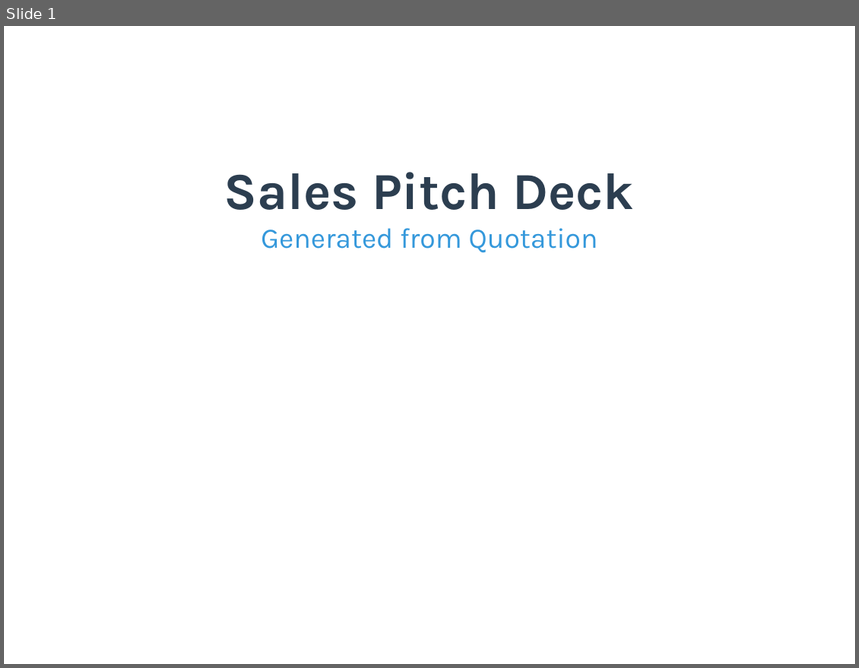
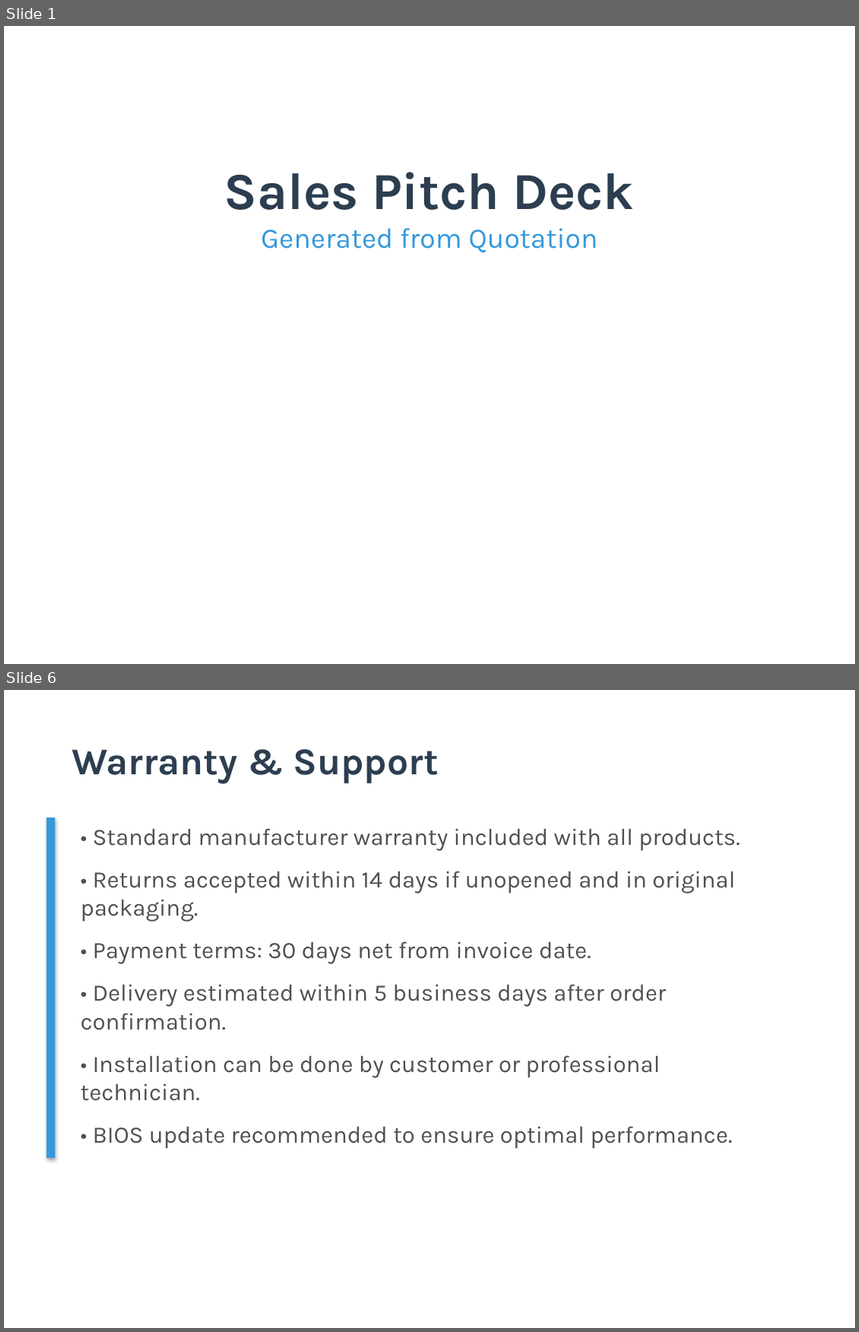
Before and after one commit to TejasGupta-27/b2b-sales-backend, a slide deck: Data/pitch_decks/pitch_deck_001.pptx. Shown one above the other, each under a label of ours: slide 1 before the commit, slides 1 and 6 after it; the slides between them are not shown. The pictures are 859x668 and 859x1332 pixels, drawn with LibreOffice and Linux fonts; fonts in the diff are those of the drawing. Boxes give left, top, right and bottom in pixels: in the first picture for what was removed or moved away, otherwise in the second. Text is boxed around its words. In the diff, an @@ line names an element or a change of style, - is before the commit and + after.

```diff
--- a/Data/pitch_decks/pitch_deck_001.pptx
+++ b/Data/pitch_decks/pitch_deck_001.pptx
@@ slide 6 added at [4,690,855,1328], background #FFFFFF @@
@@ text added at [72,749,439,783], 32 pt, text #2C3E50, bold @@
+Warranty & Support
@@ rectangle added at [47,818,55,1158], fill #3498DB @@
@@ text added at [81,828,740,1149], 20 pt, text #505050 @@
+• Standard manufacturer warranty included with all products.
+• Returns accepted within 14 days if unopened and in original packaging.
+• Payment terms: 30 days net from invoice date.
+• Delivery estimated within 5 business days after order confirmation.
+• Installation can be done by customer or professional technician.
+• BIOS update recommended to ensure optimal performance.
```
Also in this commit, not shown: 1 slide changed, 7 other slides added, 8 slides removed, 23 other files.
